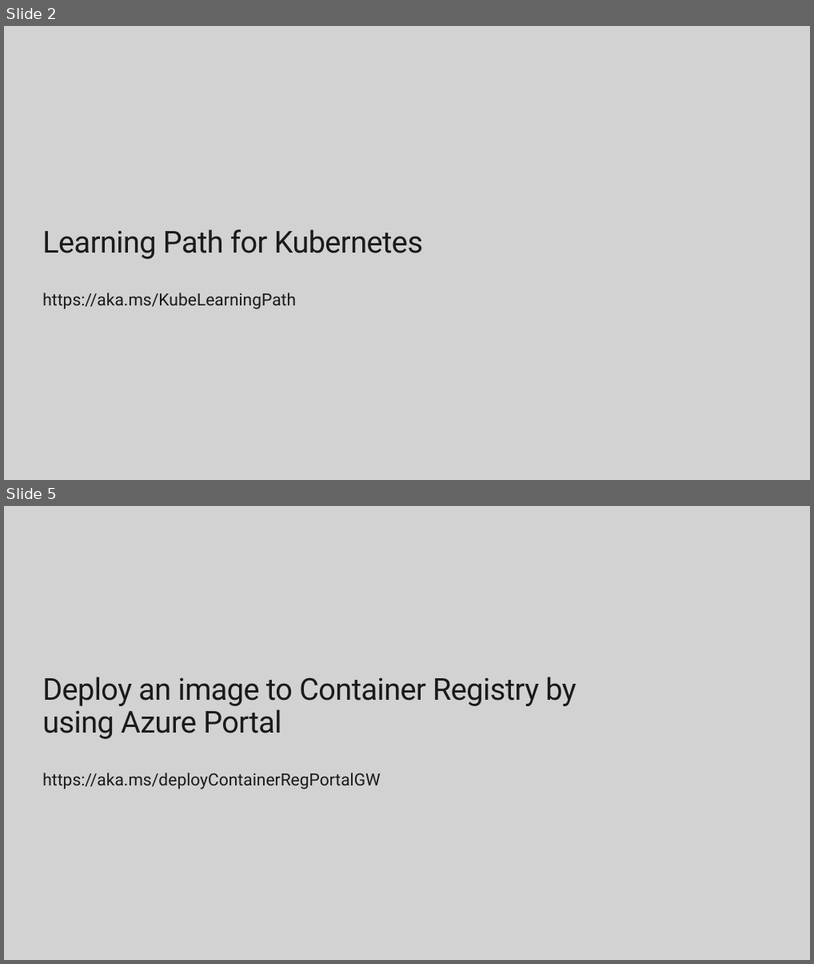
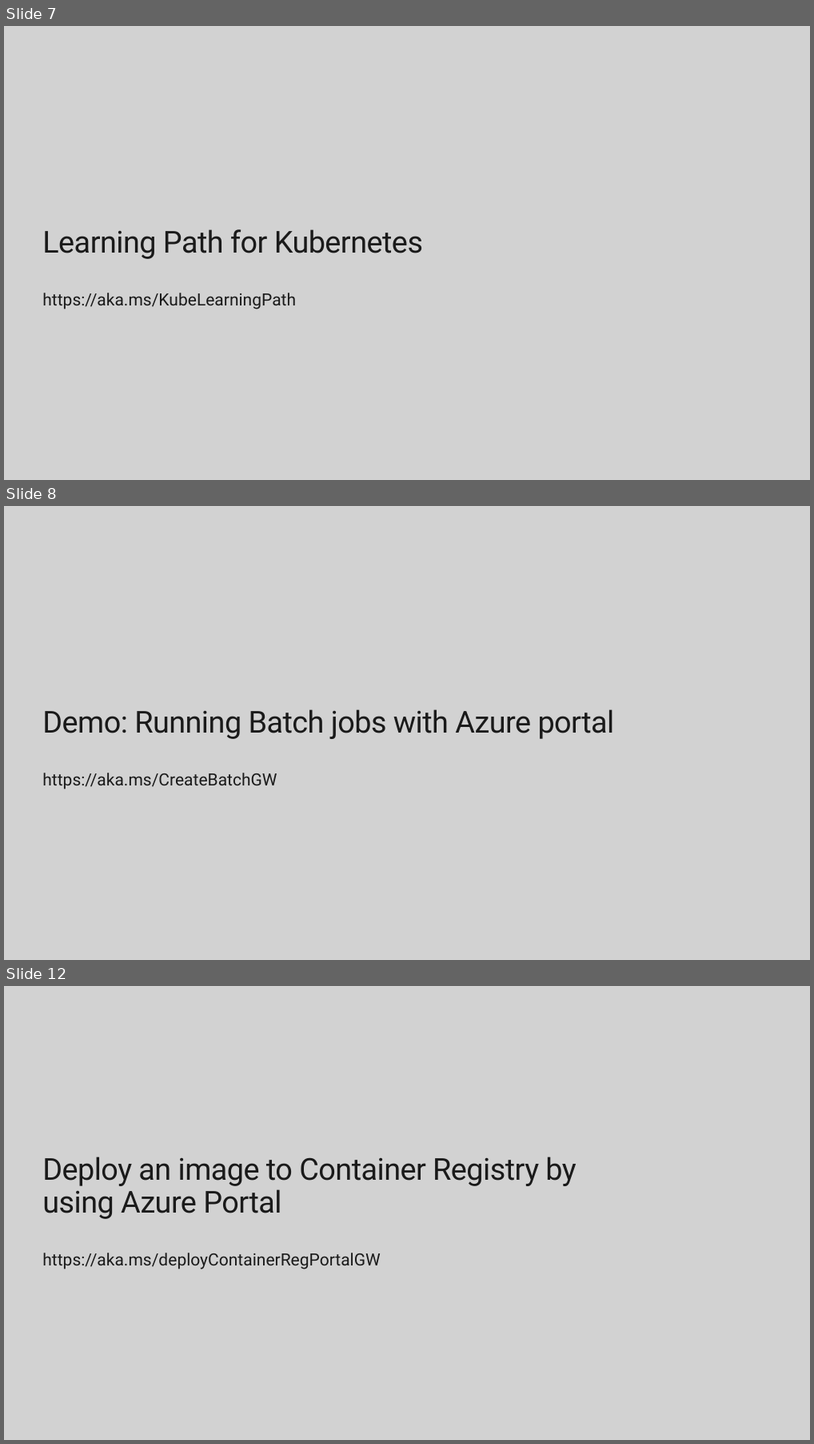
Before and after one commit to ClarkDRC/AZ203Walkthroughs, a slide deck: Guided Walkthrough.pptx. Shown one above the other, each under a label of ours: slides 2 and 5 before the commit, slides 7, 8 and 12 after it; the slides between them are not shown. The pictures are 814x964 and 814x1444 pixels, drawn with LibreOffice and Linux fonts; fonts in the diff are those of the drawing; background and template pictures are left out. Boxes give left, top, right and bottom in pixels: in the first picture for what was removed or moved away, otherwise in the second. Text is boxed around its words. In the diff, an @@ line names an element or a change of style, - is before the commit and + after.

```diff
--- a/Guided Walkthrough.pptx
+++ b/Guided Walkthrough.pptx
@@ slide 8 added at (4,506,810,960), background #D2D2D2 @@
@@ title added at (42,709,615,739), 36 pt, text #1A1A1A @@
+Demo: Running Batch jobs with Azure portal
@@ text added at (42,772,277,789), 20 pt, text #1A1A1A @@
+https://aka.ms/CreateBatchGW
@@ what was slide 2 is now slide 7 @@
@@ what was slide 5 is now slide 12 @@
```
Also in this commit, not shown: 7 slides changed, 6 other slides added.
